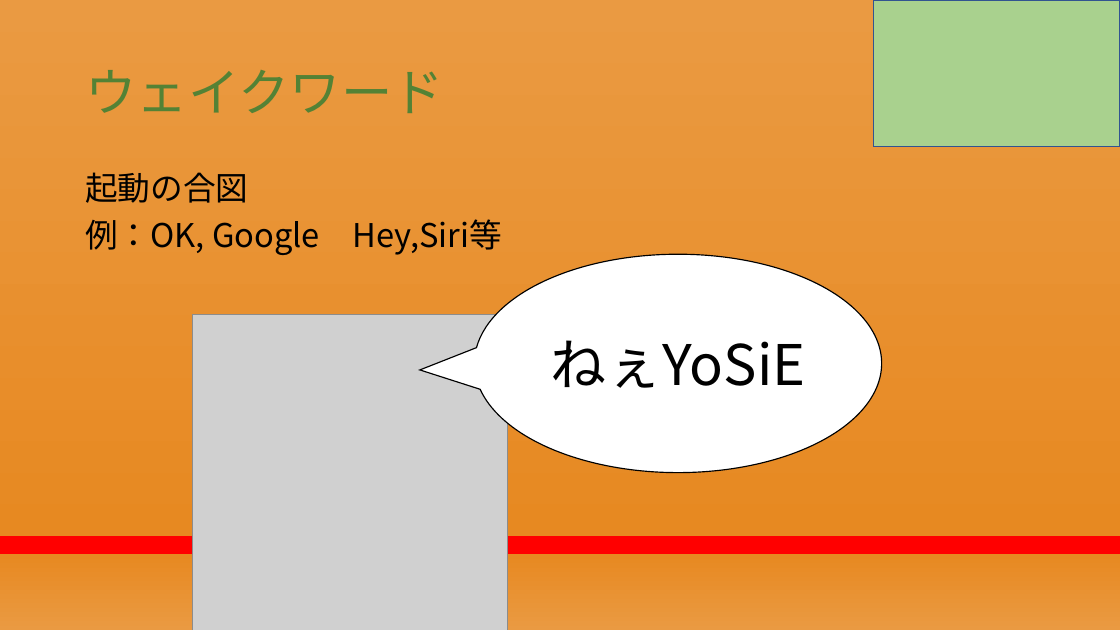
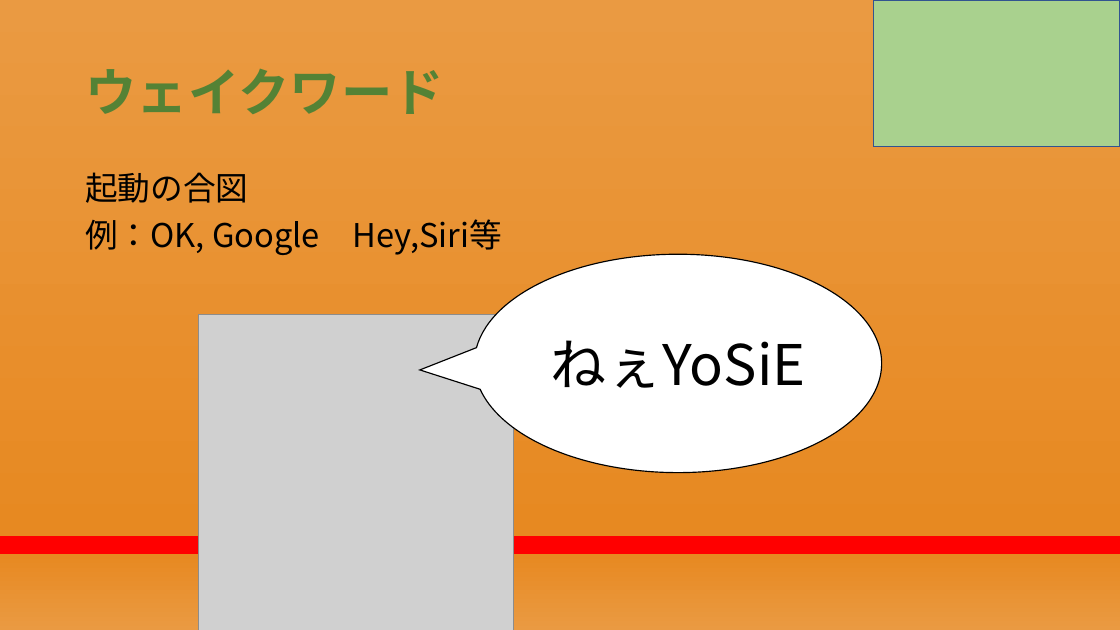
Before and after one commit to RikiishiSuzunosuke/AIspeaker_yosie, a slide deck: slide 12 of presentation/AIスピーカー開発_2.pptx. Drawn at 1120x630 pixels with LibreOffice and Linux fonts; fonts in the diff are those of the drawing; grey boxes stand for pictures. Boxes give left, top, right and bottom in pixels: in the first picture for what was removed or moved away, otherwise in the second. Text is boxed around its words. In the diff, an @@ line names an element or a change of style, - is before the commit and + after.

```diff
--- a/presentation/AIスピーカー開発_2.pptx
+++ b/presentation/AIスピーカー開発_2.pptx
@@ title "ウェイクワード" at <box>85,68,443,114</box>: bold on @@
@@ picture: place and size @@
-picture at <box>192,315,507,630</box>
+picture at <box>198,315,513,630</box>
```
Also in this commit, not shown: 23 other slides changed, 1 slide removed, 1 other file.
